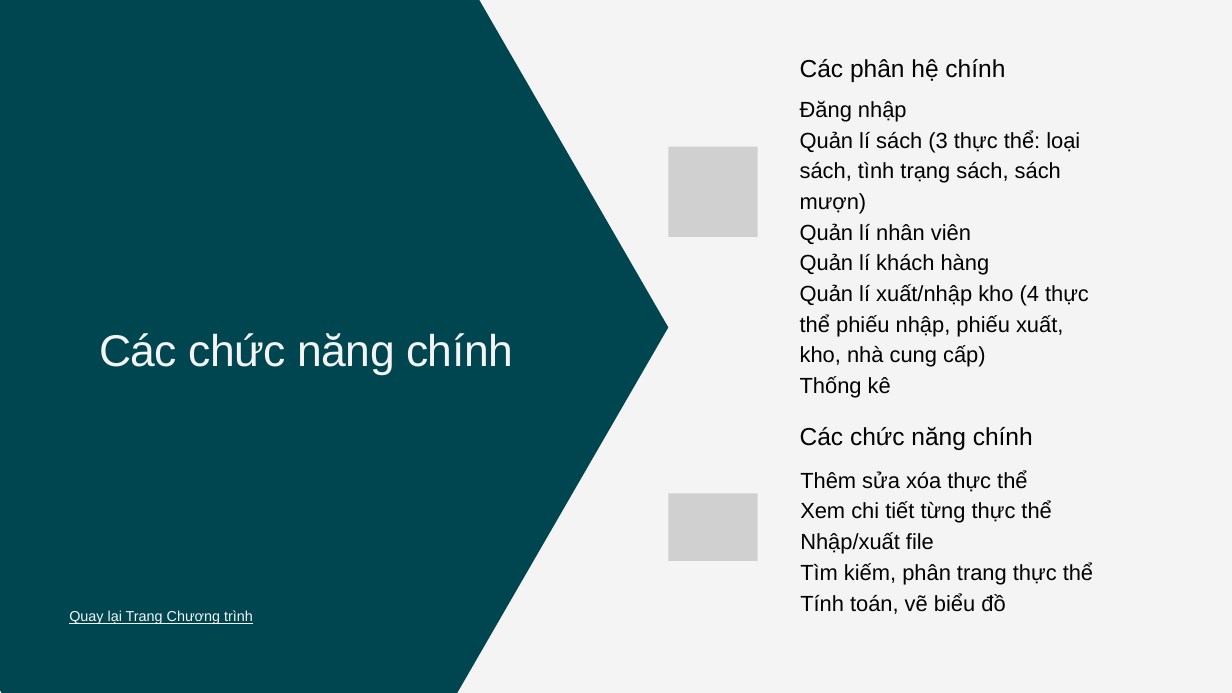
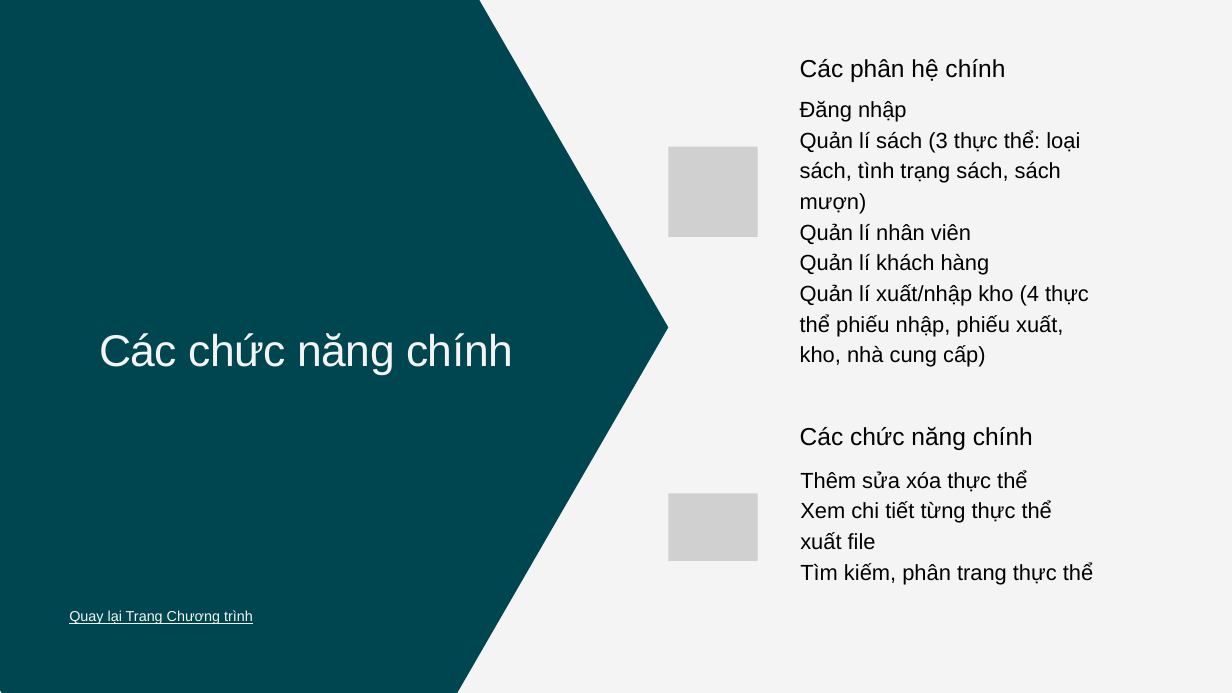
Before and after one commit to HuyAtreides/library-management, a slide deck: slide 6 of 19110369.pptx. Drawn at 1232x693 pixels with LibreOffice and Linux fonts; fonts in the diff are those of the drawing; grey boxes stand for pictures. Boxes give left, top, right and bottom in pixels: in the first picture for what was removed or moved away, otherwise in the second. Text is boxed around its words. In the diff, an @@ line names an element or a change of style, - is before the commit and + after.

```diff
--- a/19110369.pptx
+++ b/19110369.pptx
@@ text at box(800, 376, 891, 398): paragraph removed @@
-Thống kê
@@ text at box(800, 532, 876, 550): text changed @@
-Nhập/xuất file
+xuất file
@@ text at box(800, 593, 1005, 614): paragraph removed @@
-Tính toán, vẽ biểu đồ
```
Also in this commit, not shown: 3 other slides changed, 1 slide removed, 8 other files.
